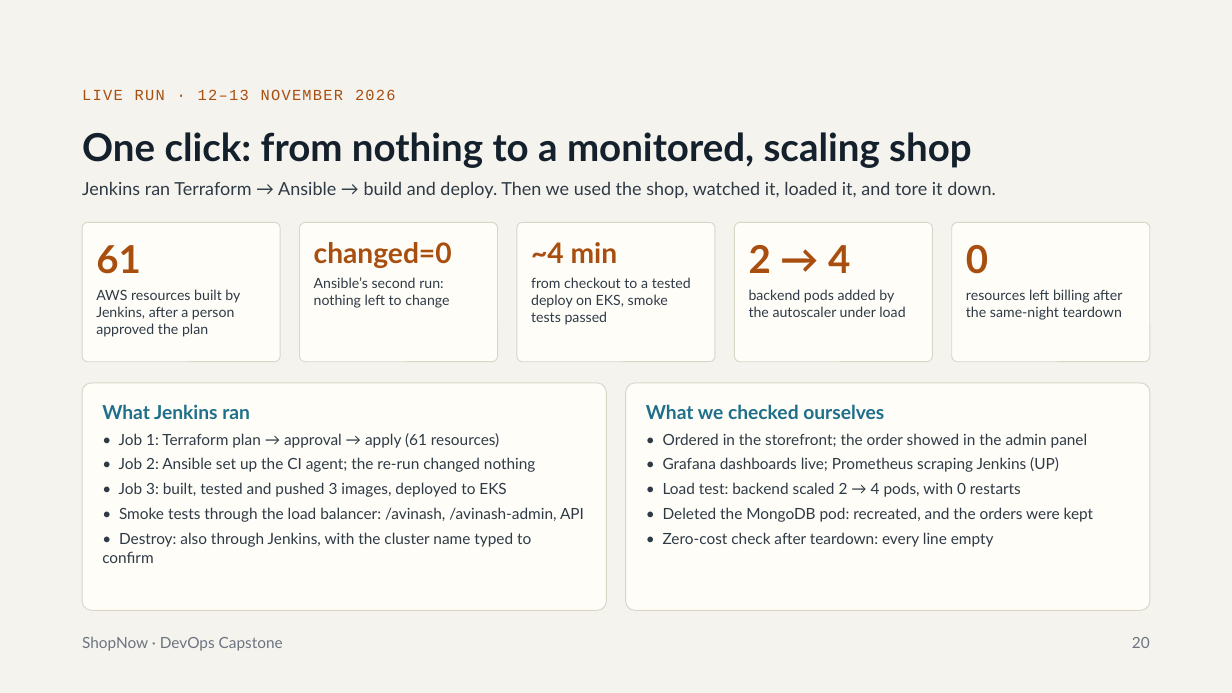
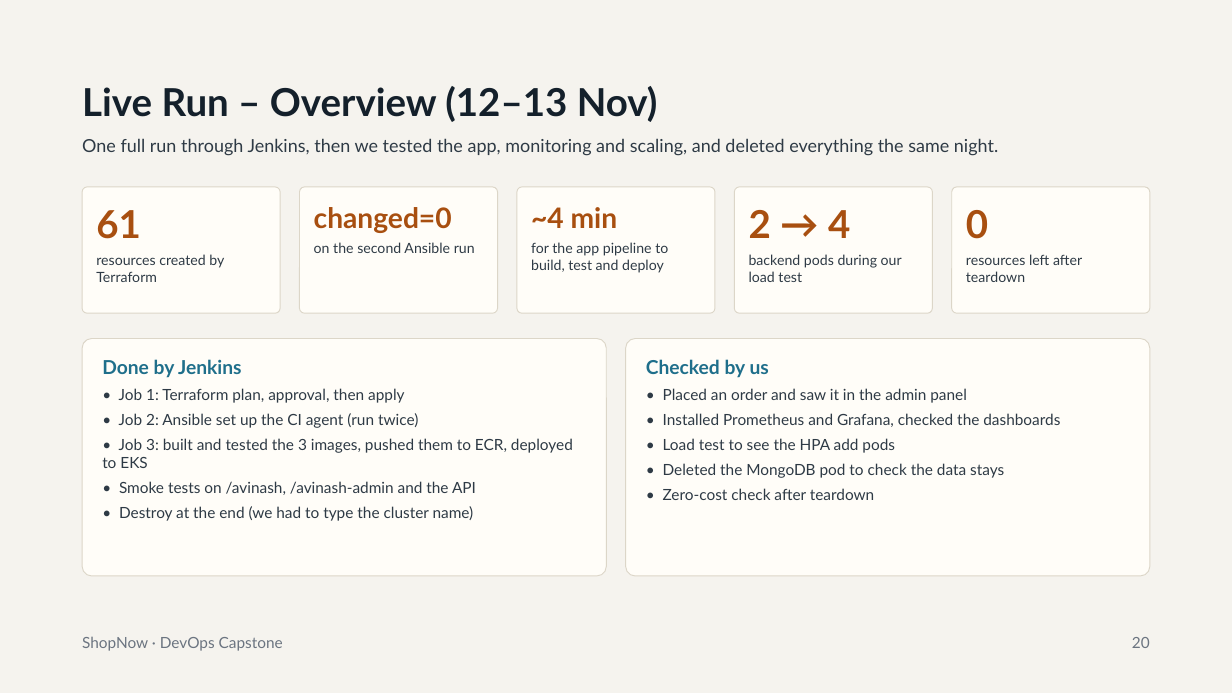
Before and after one commit to banalasusmitha/Capstone_Project-Web-Application-with-CI-CD-DevOps, a slide deck: slide 20 of final-delivery/ShopNow_DevOps_Capstone.pptx. Drawn at 1232x693 pixels with LibreOffice and Linux fonts; fonts in the diff are those of the drawing. Boxes give left, top, right and bottom in pixels: in the first picture for what was removed or moved away, otherwise in the second. Text is boxed around its words. In the diff, an @@ line names an element or a change of style, - is before the commit and + after.

Commit message:
Final deck; README: link final delivery, fix load balancer type

```diff
--- a/final-delivery/ShopNow_DevOps_Capstone.pptx
+++ b/final-delivery/ShopNow_DevOps_Capstone.pptx
@@ title at <box>82,86,658,122</box>: text changed @@
-One click: from nothing to a monitored, scaling shop
+Live Run – Overview (12–13 Nov)
@@ text removed at <box>82,89,396,100</box> @@
-LIVE RUN · 12–13 NOVEMBER 2026
@@ text at <box>82,138,998,156</box>: text changed @@
-Jenkins ran Terraform → Ansible → build and deploy. Then we used the shop, watched it, loaded it, and tore it down.
+One full run through Jenkins, then we tested the app, monitoring and scaling, and deleted everything the same night.
@@ rounded rectangle: place and size @@
-rounded rectangle at <box>82,223,280,362</box>
+rounded rectangle at <box>82,187,280,313</box>
@@ text "61": place and size @@
-text "61" at <box>96,245,240,337</box>
+text "61" at <box>96,210,224,282</box>
@@ rounded rectangle: place and size @@
-rounded rectangle at <box>299,223,497,362</box>
+rounded rectangle at <box>299,187,497,313</box>
@@ text "changed=0": place and size @@
-text "changed=0" at <box>314,242,452,308</box>
+text "changed=0" at <box>314,207,475,253</box>
@@ rounded rectangle: place and size @@
-rounded rectangle at <box>517,223,714,362</box>
+rounded rectangle at <box>517,187,714,313</box>
@@ text "~4 min": place and size @@
-text "~4 min" at <box>531,242,691,325</box>
+text "~4 min" at <box>531,207,668,273</box>
@@ rounded rectangle: place and size @@
-rounded rectangle at <box>735,223,933,362</box>
+rounded rectangle at <box>735,187,933,313</box>
@@ text "2 → 4": place and size @@
-text "2 → 4" at <box>749,245,905,317</box>
+text "2 → 4" at <box>749,210,902,282</box>
@@ rounded rectangle: place and size @@
-rounded rectangle at <box>952,223,1150,362</box>
+rounded rectangle at <box>952,187,1150,313</box>
@@ text "0": place and size @@
-text "0" at <box>966,245,1122,320</box>
+text "0" at <box>966,210,1082,282</box>
@@ text at <box>96,254,224,282</box>: text changed @@
-AWS resources built by Jenkins, after a person approved the plan
+resources created by Terraform
@@ text at <box>314,242,475,253</box>: text changed @@
-Ansible’s second run: nothing left to change
+on the second Ansible run
@@ text at <box>531,242,668,273</box>: text changed @@
-from checkout to a tested deploy on EKS, smoke tests passed
+for the app pipeline to build, test and deploy
@@ text at <box>749,254,902,282</box>: text changed @@
-backend pods added by the autoscaler under load
+backend pods during our load test
@@ text at <box>966,254,1082,282</box>: text changed @@
-resources left billing after the same-night teardown
+resources left after teardown
@@ rounded rectangle: place and size @@
-rounded rectangle at <box>82,383,606,610</box>
+rounded rectangle at <box>82,338,606,576</box>
@@ text at <box>102,359,573,521</box>: text changed @@
-What Jenkins ran
-• Job 1: Terraform plan → approval → apply (61 resources)
-• Job 2: Ansible set up the CI agent; the re-run changed nothing
-• Job 3: built, tested and pushed 3 images, deployed to EKS
-• Smoke tests through the load balancer: /avinash, /avinash-admin, API
-• Destroy: also through Jenkins, with the cluster name typed to confirm
+Done by Jenkins
+• Job 1: Terraform plan, approval, then apply
+• Job 2: Ansible set up the CI agent (run twice)
+• Job 3: built and tested the 3 images, pushed them to ECR, deployed to EKS
+• Smoke tests on /avinash, /avinash-admin and the API
+• Destroy at the end (we had to type the cluster name)
@@ rounded rectangle: place and size @@
-rounded rectangle at <box>626,383,1150,610</box>
+rounded rectangle at <box>626,338,1150,576</box>
@@ text at <box>646,359,1060,478</box>: text changed @@
-What we checked ourselves
-• Ordered in the storefront; the order showed in the admin panel
-• Grafana dashboards live; Prometheus scraping Jenkins (UP)
-• Load test: backend scaled 2 → 4 pods, with 0 restarts
-• Deleted the MongoDB pod: recreated, and the orders were kept
-• Zero-cost check after teardown: every line empty
+Checked by us
+• Placed an order and saw it in the admin panel
+• Installed Prometheus and Grafana, checked the dashboards
+• Load test to see the HPA add pods
+• Deleted the MongoDB pod to check the data stays
+• Zero-cost check after teardown
```
Also in this commit, not shown: 23 other slides changed, 11 slides added, 3 slides removed, 1 other file.
